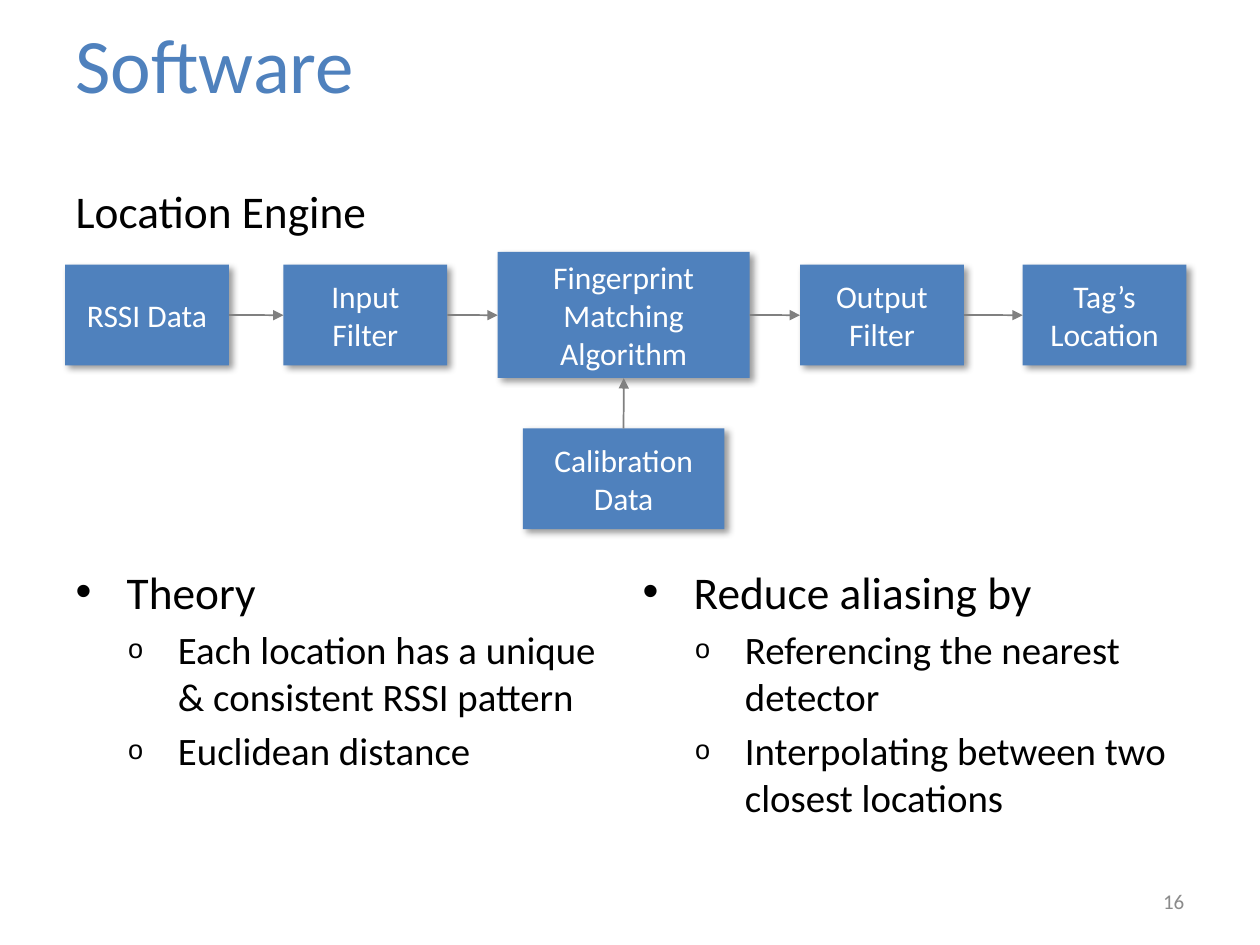
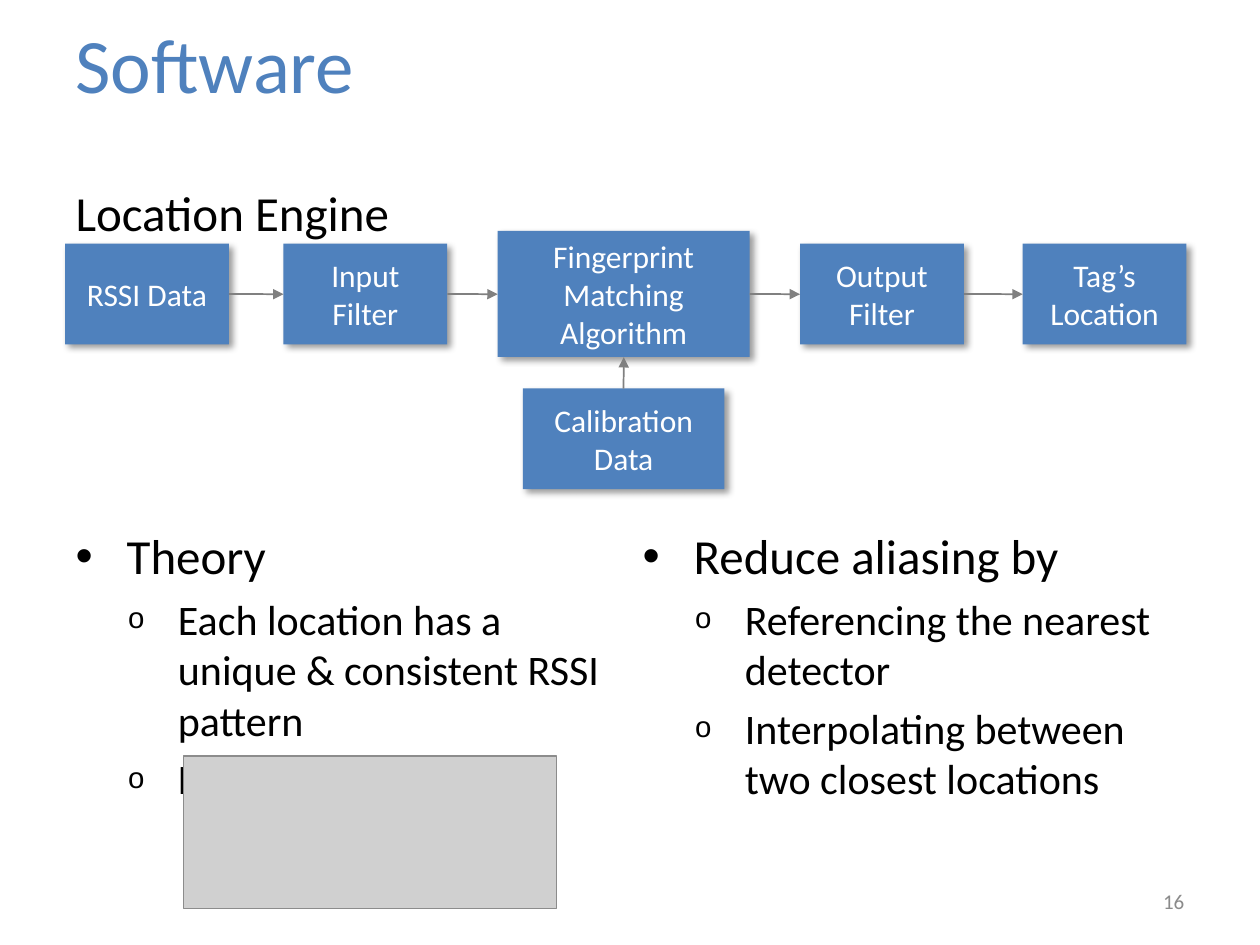
Before and after one commit to jolleekin/tiu-tracking, a slide deck: slide 16 of Docs/TIU_Tracking_Presentation_v1.pptx. Drawn at 1260x945 pixels with LibreOffice and Linux fonts; fonts in the diff are those of the drawing; grey boxes stand for pictures; background and template pictures are left out. Boxes give left, top, right and bottom in pixels: in the first picture for what was removed or moved away, otherwise in the second. Text is boxed around its words. In the diff, an @@ line names an element or a change of style, - is before the commit and + after.

```diff
--- a/Docs/TIU_Tracking_Presentation_v1.pptx
+++ b/Docs/TIU_Tracking_Presentation_v1.pptx
@@ text "Location Engine" at bbox=[76, 197, 1150, 806]: size 25.9 to 28 pt in "Location Engine", "Theory", "Reduce aliasing by"; size 22.2 to 24 pt in "Each location has a unique & consistent ...", "Euclidean distance", "Referencing the nearest detector", "Interpolating between two closest locations" @@
@@ 5 rectangles, 4 arrows: place and size @@
-5 rectangles, 4 arrows at bbox=[66, 252, 1187, 378]
+5 rectangles, 4 arrows at bbox=[66, 231, 1187, 357]
@@ arrow moved from (624, 428) - (624, 378) to (624, 388) - (624, 357) @@
@@ rectangle "Calibration Data": place and size @@
-rectangle "Calibration Data" at bbox=[523, 428, 724, 529]
+rectangle "Calibration Data" at bbox=[523, 388, 724, 489]
@@ picture added at bbox=[184, 756, 557, 908] @@
```
